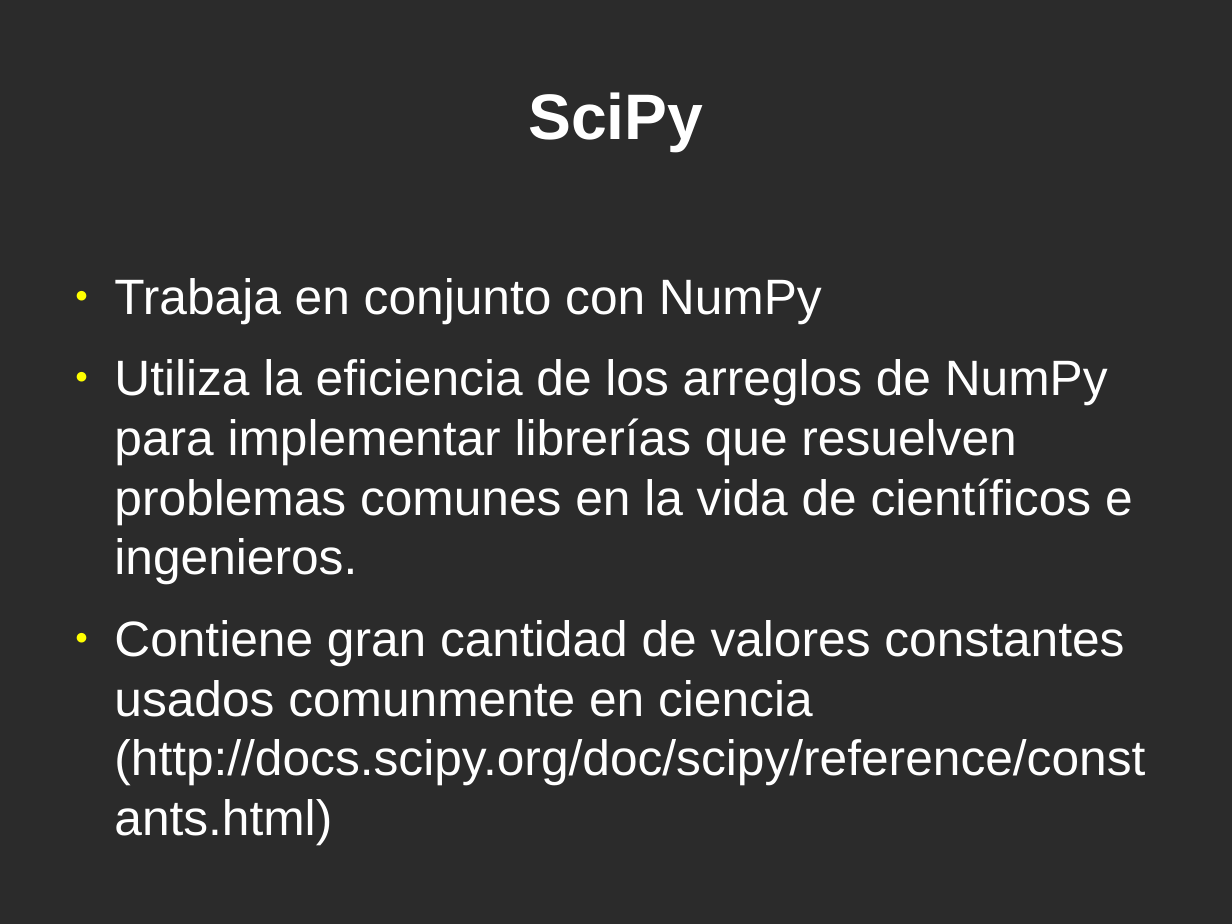
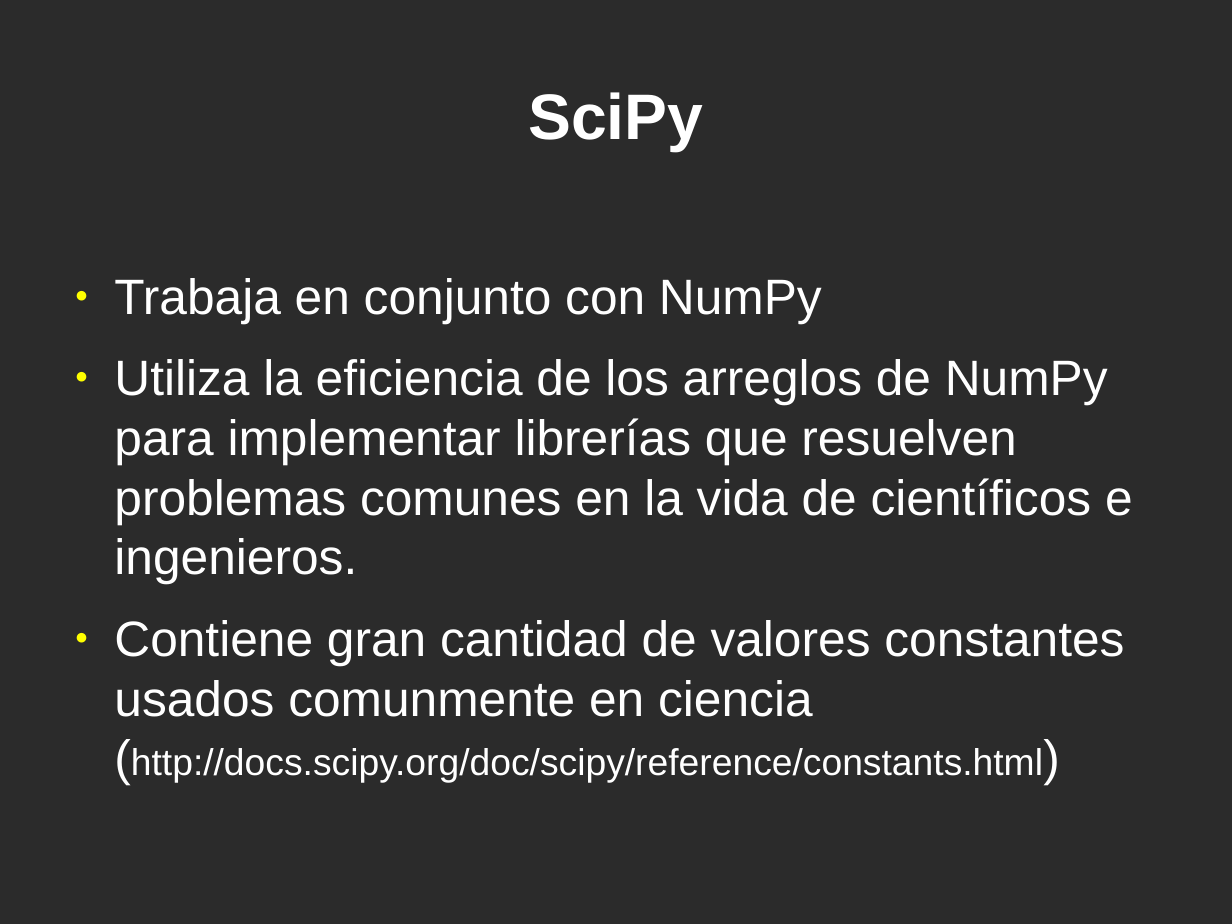
Before and after one commit to jeudy/clases_topicosI2013, a slide deck: slide 2 of 12-Librerias-Scipy.odp. Drawn at 1232x924 pixels with LibreOffice and Linux fonts; fonts in the diff are those of the drawing; background and template pictures are left out; a plain dark background stands for a picture behind light text. Boxes give left, top, right and bottom in pixels: in the first picture for what was removed or moved away, otherwise in the second. Text is boxed around its words. In the diff, an @@ line names an element or a change of style, - is before the commit and + after.

```diff
--- a/12-Librerias-Scipy.odp
+++ b/12-Librerias-Scipy.odp
@@ text at (114,620,1124,783): size 32 to 24 pt in "(http://docs.scipy.org/doc/scipy/reference/constants.html)" @@
```
Also in this commit, not shown: 6 slides added, 1 slide removed, 3 other files.
